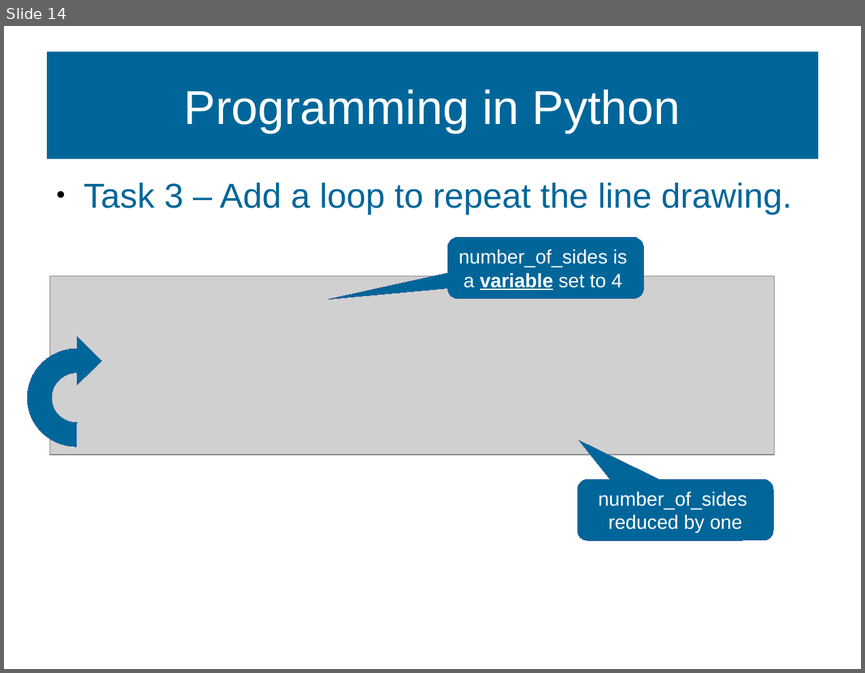
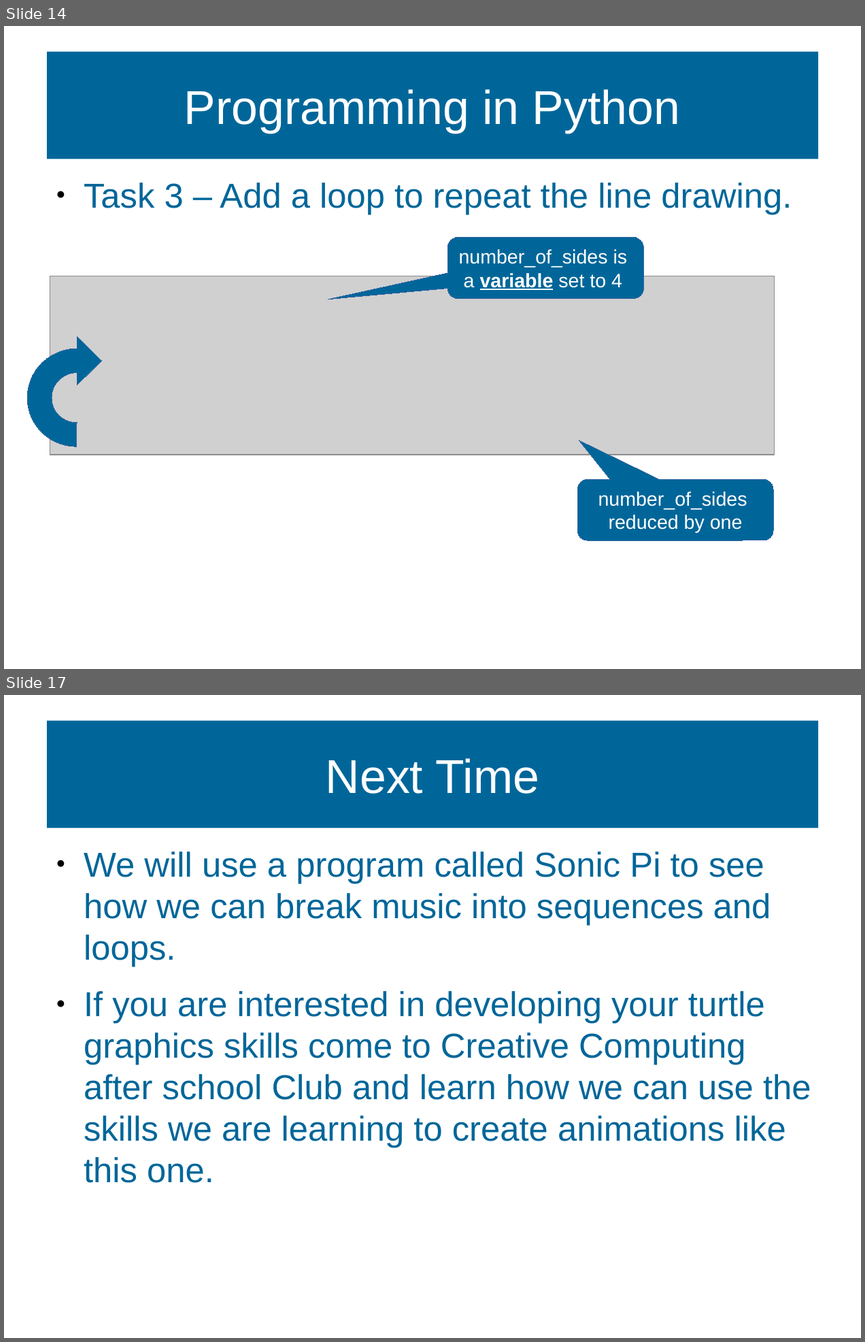
Before and after one commit to MarkGadsby/TeachingNotes, a slide deck: GeneralTextFiles/Markdown_BSC_Notes/Slides_HoneyCombe.odp. Shown one above the other, each under a label of ours: slide 14 before the commit, slides 14 and 17 after it; the slides between them are not shown. The pictures are 865x673 and 865x1342 pixels, drawn with LibreOffice and Linux fonts; fonts in the diff are those of the drawing; grey boxes stand for pictures; background and template pictures are left out. Boxes give left, top, right and bottom in pixels: in the first picture for what was removed or moved away, otherwise in the second. Text is boxed around its words. In the diff, an @@ line names an element or a change of style, - is before the commit and + after.

```diff
--- a/GeneralTextFiles/Markdown_BSC_Notes/Slides_HoneyCombe.odp
+++ b/GeneralTextFiles/Markdown_BSC_Notes/Slides_HoneyCombe.odp
@@ slide 17 added at <box>4,695,861,1338</box>, background #FFFFFF @@
@@ title added at <box>47,721,818,828</box>, fill #006699, 44 pt, text #FFFFFF @@
+Next Time
@@ text added at <box>84,851,811,1183</box>, 32 pt, text #006699 @@
+● We will use a program called Sonic Pi to see how we can break music into sequences and loops.
+● If you are interested in developing your turtle graphics skills come to Creative Computing after school Club and learn how we can use the skills we are learning to create animations like this one.
```
Also in this commit, not shown: 1 slide changed, 1 other slide added, 2 other files.
